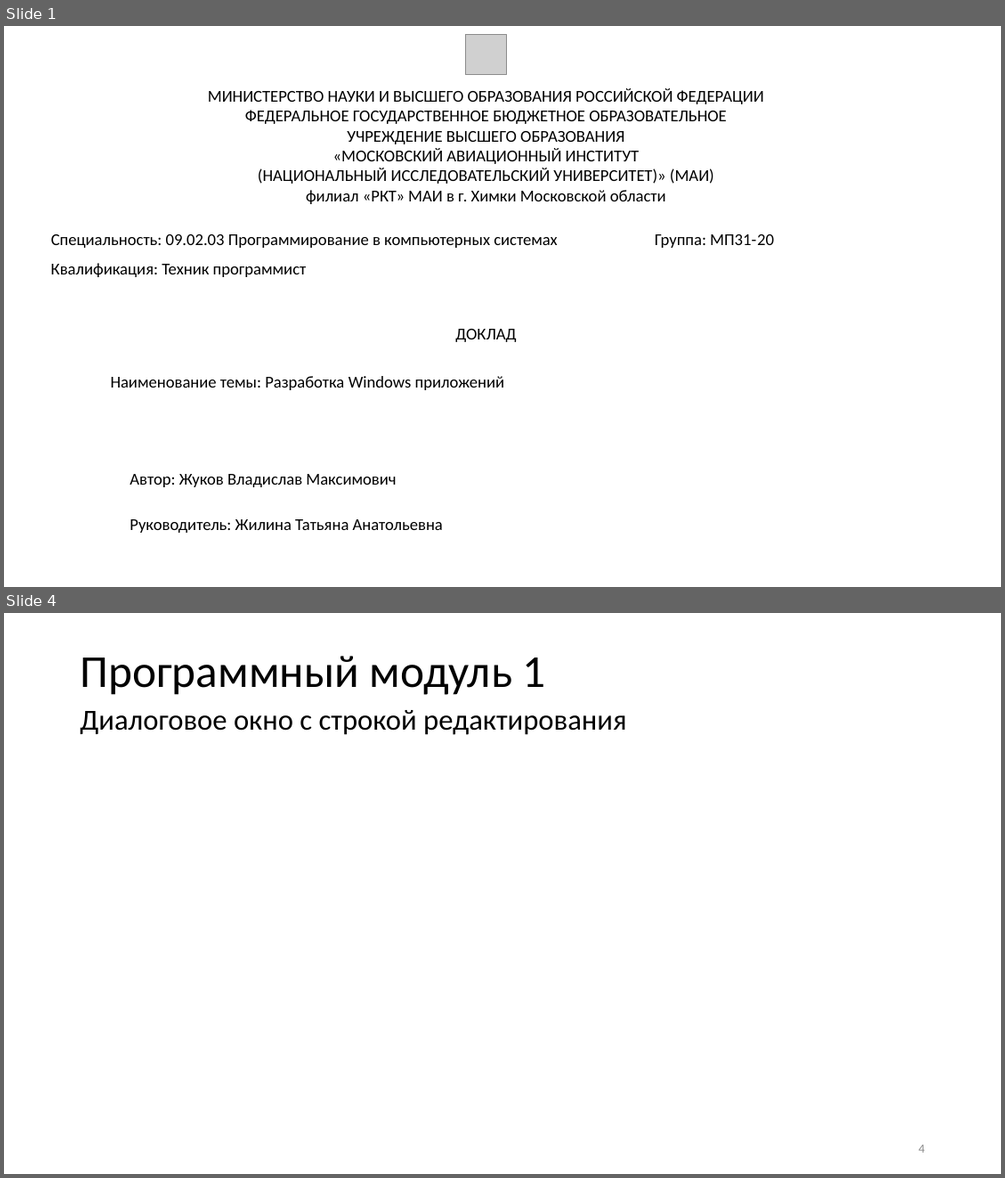
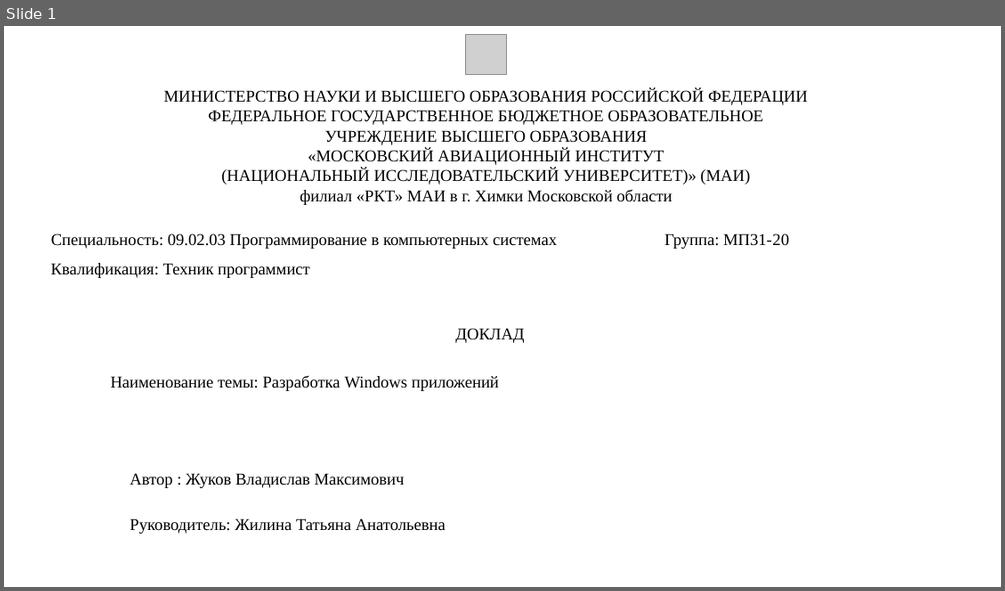
Before and after one commit to Feeralbee/praktika_system_programming, a slide deck: ЖуковМП3120.pptx. Shown one above the other, each under a label of ours: slides 1 and 4 before the commit, slide 1 after it; the slides between them are not shown. The pictures are 1005x1178 and 1005x591 pixels, drawn with LibreOffice and Linux fonts; fonts in the diff are those of the drawing; grey boxes stand for pictures. Boxes give left, top, right and bottom in pixels: in the first picture for what was removed or moved away, otherwise in the second. Text is boxed around its words. In the diff, an @@ line names an element or a change of style, - is before the commit and + after.

```diff
--- a/ЖуковМП3120.pptx
+++ b/ЖуковМП3120.pptx
@@ slide 4 removed at (4,613,1001,1174), background #FFFFFF @@
@@ title removed at (80,656,546,695) @@
-Программный модуль 1
@@ text removed at (80,710,626,735) @@
-Диалоговое окно с строкой редактирования
@@ page number removed at (918,1144,924,1152) @@
-4
@@ slide 1 changed as well @@
@@ font Calibri to Times New Roman in 6 elements at (164,89,808,205), (129,518,445,533), (111,376,499,391), (51,233,789,248), (455,328,524,343), (51,263,310,278) @@
@@ text at (129,473,404,488): text changed; font Calibri to Times New Roman @@
-Автор: Жуков Владислав Максимович
+Автор : Жуков Владислав Максимович
```
Also in this commit, not shown: 14 slides added, 2 other slides removed.
